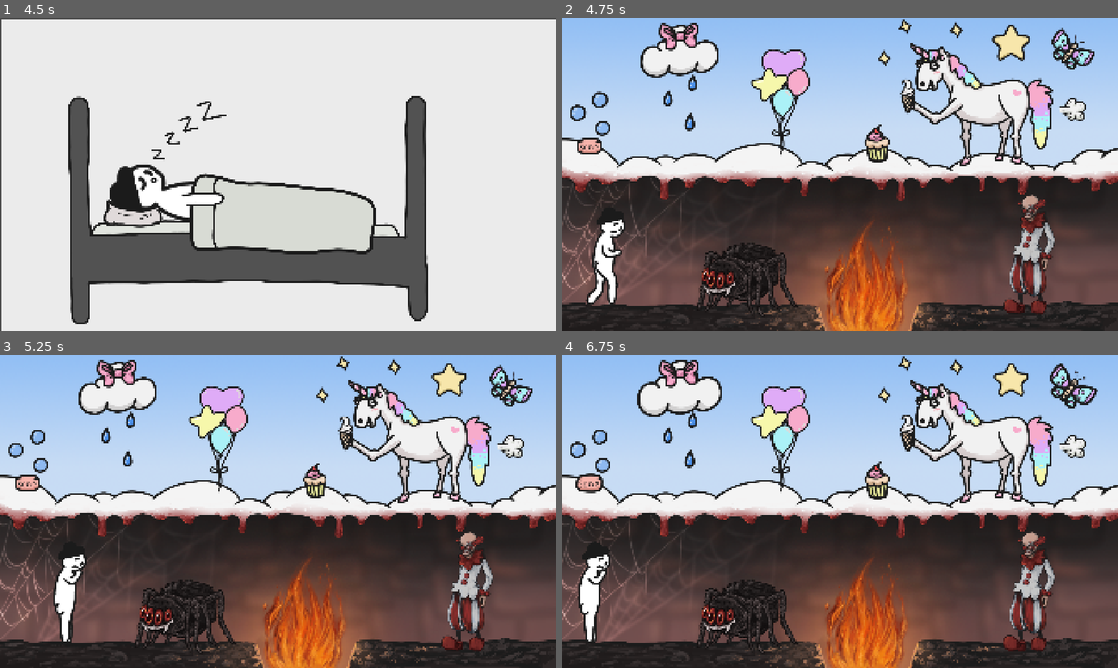
Above: before the commit, frames 1-4 (two rows, left to right).
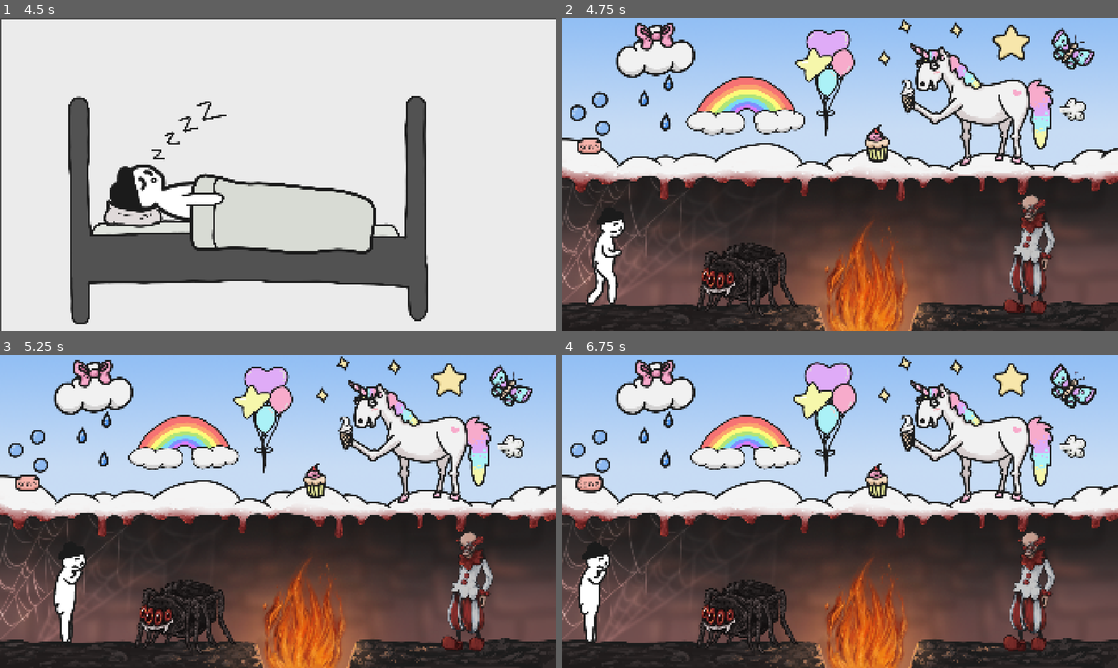
Above: after the commit, the same moments.

Repository: myryk31415/bimm-game-jam
Game: Godot game, scene res://scenes/main_menu.tscn
Same seed, same stepped clock (60 frames per second), same inputs: the game is played once before the commit and once after it. The engine's default icon, where the game draws it, is replaced by a stand-in: a white triangle on a blue panel in a dark square. Sound files missing from this copy of the repository are replaced by a short silence.
Inputs (mouse positions are in pixels of both pictures, inside the frame that each line leads up to):
- Up to frame 1 (4.5 s): click "Start" at 0.5 s; tap Enter (ui_accept) at 1.25, 2, 3.5 s; move the mouse to (400, 158) at 1.27 s; hold Right (right) 1.28-2 s; tap C (flip) at 1.35, 2.85, 4.35 s; click (400, 158) at 1.42 s; tap Space (jump) at 1.52 s; drag from (166, 190) to (250, 237) at 2.02 s; move the mouse to (333, 105) at 2.77 s; hold Left (left) 2.78-3.5 s; drag from (250, 237) to (111, 127) at 3.52 s; move the mouse to (444, 221) at 4.27 s; hold Right (right) from 4.28 s (still down)
- Up to frame 2 (4.75 s): keep holding Right (right); tap Space (jump) at 4.52 s
- Up to frame 3 (5.25 s): release Right (right) at 5 s; drag from (183, 617) to (450, 642) at 5.02 s
- Up to frame 4 (6.75 s): move the mouse to (979, 442) at 5.77 s; hold Right (right) 5.78-6.5 s; tap C (flip) at 5.85 s; click (979, 442) at 5.92 s; click "Retry" at 6.5 s

Frame 1 is identical in both runs. In frame 2, 7.7% of the frame differs, in the area x 1-85%, y 1-44%; in frame 3, 7.3%; in frame 4, 8.3%, in the area x 1-97%, y 1-47%.

Commit message:
added rainbow

Diff:
--- a/scenes/level_1.tscn
+++ b/scenes/level_1.tscn
@@ -55,6 +55,7 @@
 [ext_resource type="AudioStream" uid="uid://c0v48x1g81qpf" path="res://Sounds/Oh no, no um.wav" id="53_x3eym"]
 [ext_resource type="AudioStream" uid="uid://bhjcl8phx3el2" path="res://Sounds/please don't.wav" id="54_ffvxj"]
 [ext_resource type="AudioStream" uid="uid://wj25avn0u8g0" path="res://Sounds/stop_that_uahh.wav" id="55_yfehg"]
+[ext_resource type="Texture2D" uid="uid://v454ochafucc" path="res://assets/ElinAssets/FearGame_Rainbow.png" id="56_x3eym"]
 
 [node name="Level1" type="Node2D" unique_id=444509381]
 script = ExtResource("1_rus8k")
@@ -174,34 +175,34 @@
 texture = ExtResource("16_isj1j")
 
 [node name="Cloud" parent="." unique_id=76029429 instance=ExtResource("8_15mv3")]
-position = Vector2(406, 115)
+position = Vector2(323, 115)
 draggable = true
 texture = ExtResource("18_tr1x6")
 sounds = Array[AudioStream]([ExtResource("28_ensge"), ExtResource("29_qb2q0"), ExtResource("30_x3eym"), ExtResource("16_wbtxt")])
 
 [node name="Bow" parent="." unique_id=791298815 instance=ExtResource("8_15mv3")]
-position = Vector2(403, 65)
+position = Vector2(320, 65)
 draggable = true
 interact_with = Array[String](["Spider", "Fire"])
 texture = ExtResource("12_7gny6")
 sounds = Array[AudioStream]([ExtResource("28_ensge"), ExtResource("29_qb2q0"), ExtResource("30_x3eym"), ExtResource("16_wbtxt")])
 
 [node name="WaterDrop" parent="." unique_id=1570758714 instance=ExtResource("8_15mv3")]
-position = Vector2(451, 223)
+position = Vector2(368, 223)
 draggable = true
 interact_with = Array[String](["Fire"])
 texture = ExtResource("17_so66j")
 sounds = Array[AudioStream]([ExtResource("28_ensge"), ExtResource("29_qb2q0"), ExtResource("30_x3eym"), ExtResource("16_wbtxt")])
 
 [node name="WaterDrop2" parent="." unique_id=1836798639 instance=ExtResource("8_15mv3")]
-position = Vector2(441, 358)
+position = Vector2(358, 358)
 draggable = true
 interact_with = Array[String](["Fire"])
 texture = ExtResource("17_so66j")
 sounds = Array[AudioStream]([ExtResource("28_ensge"), ExtResource("29_qb2q0"), ExtResource("30_x3eym"), ExtResource("16_wbtxt")])
 
 [node name="WaterDrop3" parent="." unique_id=1322457601 instance=ExtResource("8_15mv3")]
-position = Vector2(366, 277)
+position = Vector2(283, 277)
 draggable = true
 interact_with = Array[String](["Fire"])
 texture = ExtResource("17_so66j")
@@ -223,7 +224,7 @@
 texture = ExtResource("48_awarj")
 
 [node name="Balloons" parent="." unique_id=900304778 instance=ExtResource("8_15mv3")]
-position = Vector2(762, 286)
+position = Vector2(916, 218)
 draggable = true
 interact_with = Array[String](["Clown"])
 texture = ExtResource("49_uuj1x")
@@ -233,6 +234,12 @@
 draggable = true
 interact_with = Array[String](["Fire"])
 texture = ExtResource("50_3x5jj")
+
+[node name="Rainbow" parent="." unique_id=1325822978 instance=ExtResource("8_15mv3")]
+position = Vector2(631, 290)
+draggable = true
+collidable = true
+texture = ExtResource("56_x3eym")
 
 [connection signal="interaction" from="Shoe" to="." method="_on_shoe_interaction"]
 [connection signal="died" from="Player" to="." method="_on_player_died"]
Binary file added: assets/ElinAssets/FearGame_Rainbow.png
Not shown, added: assets/ElinAssets/FearGame_Rainbow.png.import
